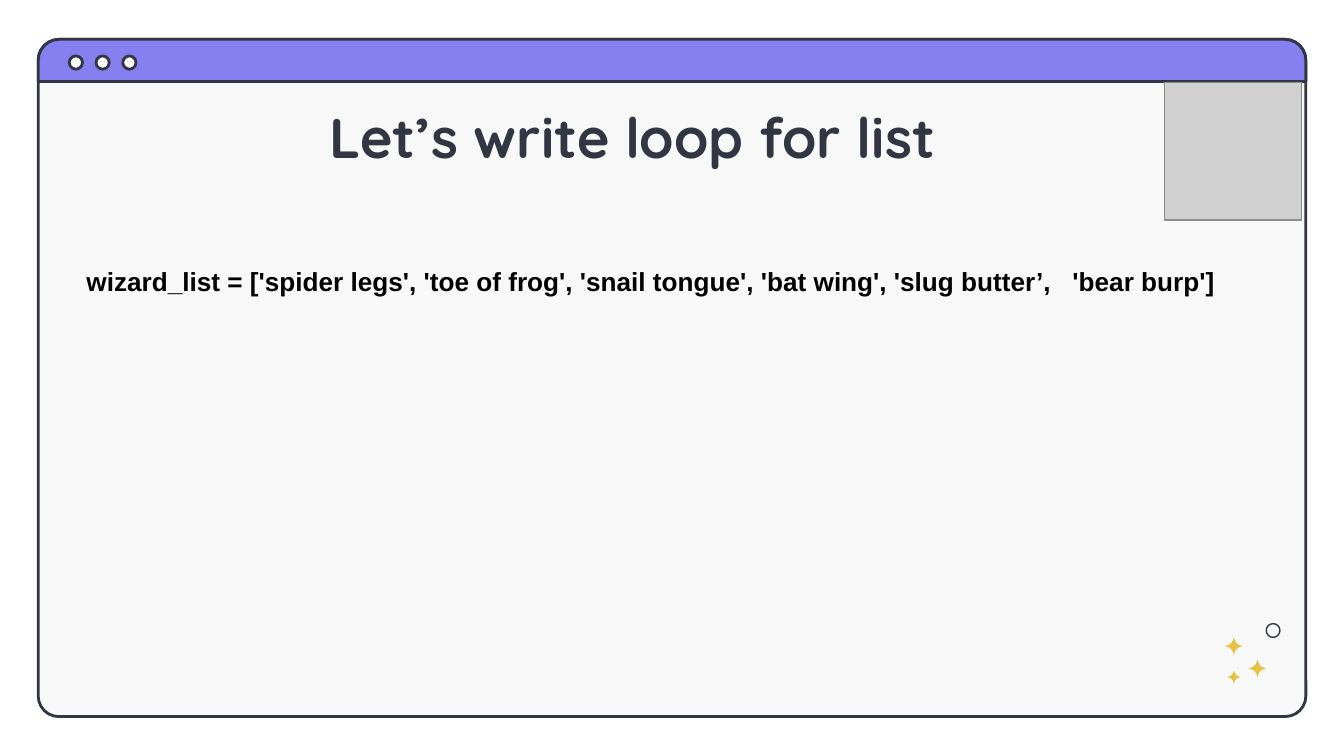
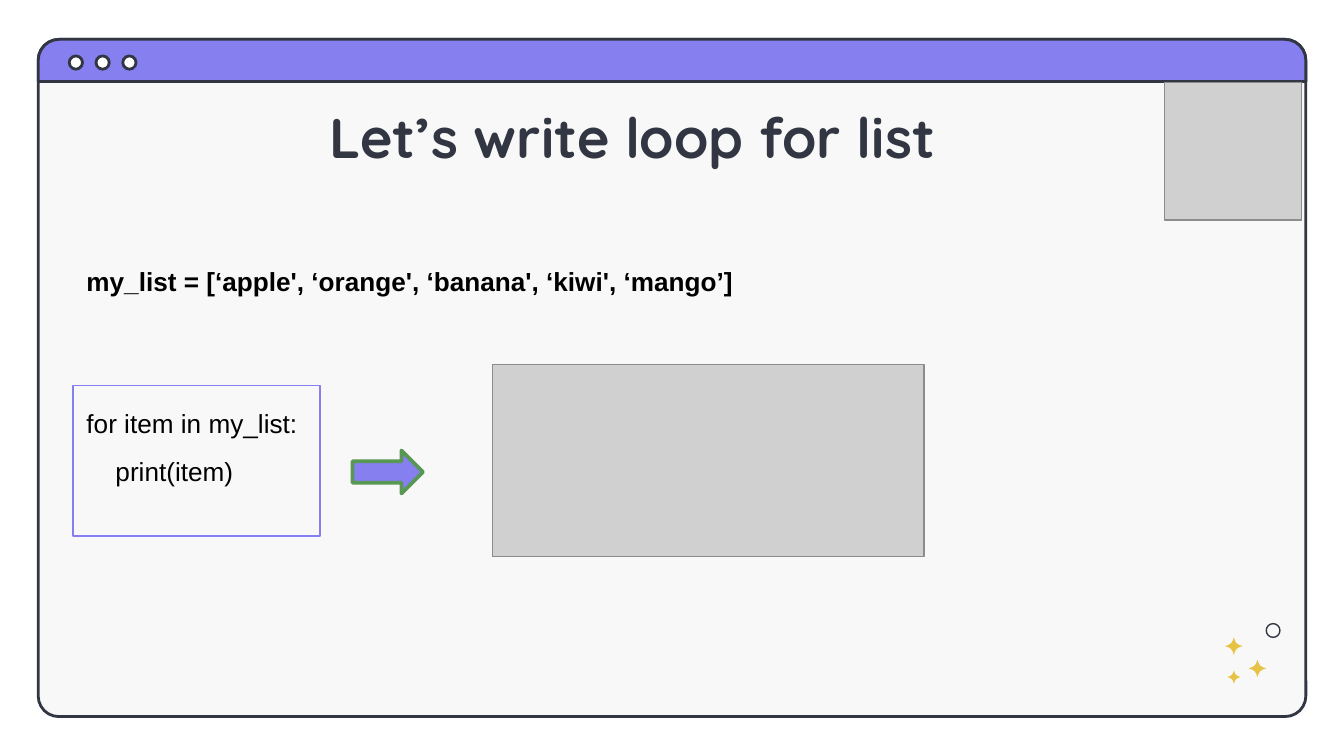
Before and after one commit to RIGTraining/PythonClass, a slide deck: slide 7 of Python_Kids_Ch4.pptx. Drawn at 1344x756 pixels with LibreOffice and Linux fonts; fonts in the diff are those of the drawing; grey boxes stand for pictures. Boxes give left, top, right and bottom in pixels: in the first picture for what was removed or moved away, otherwise in the second. Text is boxed around its words. In the diff, an @@ line names an element or a change of style, - is before the commit and + after.

```diff
--- a/Python_Kids_Ch4.pptx
+++ b/Python_Kids_Ch4.pptx
@@ text at box(86, 272, 733, 297): text changed @@
-wizard_list = ['spider legs', 'toe of frog', 'snail tongue', 'bat wing', 'slug butter’, 'bear burp']
+my_list = [‘apple', ‘orange', ‘banana', ‘kiwi', ‘mango’]
@@ rectangle added at box(73, 386, 319, 536), outline #857FF0 1 pt, 14 pt, text #000000 @@
+for item in my_list:
+print(item)
@@ picture added at box(493, 364, 925, 556) @@
@@ right arrow added at box(352, 450, 422, 493), fill #857FF0, outline #599854 2 pt @@
```
Also in this commit, not shown: 1 other slide changed, 2 slides added, 1 slide removed, 2 other files.
